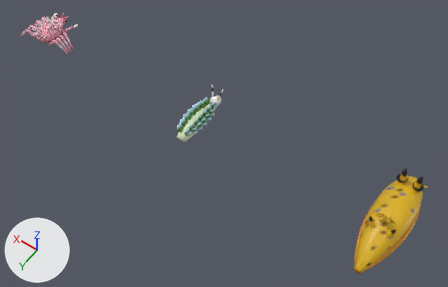
Renders of the Blender file tools/art/pass100/rare-minis.blend from each side of a commit.
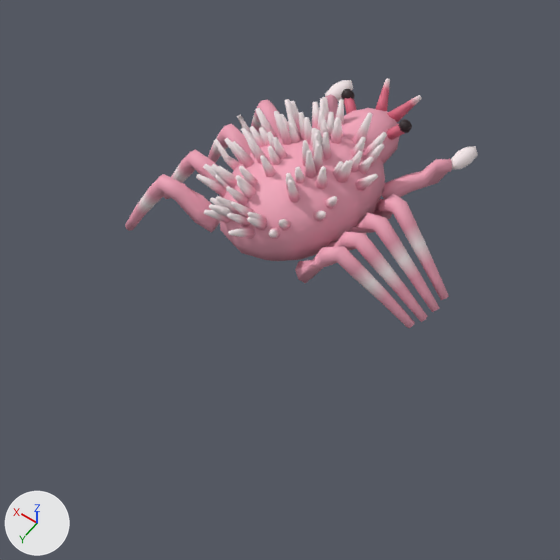
Each version appears first whole from a 50 mm camera at (-0.068, 0.455, 0.696) aimed at (0.25, 0.01, -0.002), and next in a close-up on the part from 0% to 20% of the width and 0% to 32% of the height. The axes (+X, +Y, +Z) are drawn at lower left. The lights are the same throughout. The last two pictures show the newer version. Shape keys are drawn at the values saved in each file.

The first close-up shows 'Candy_Crab'.
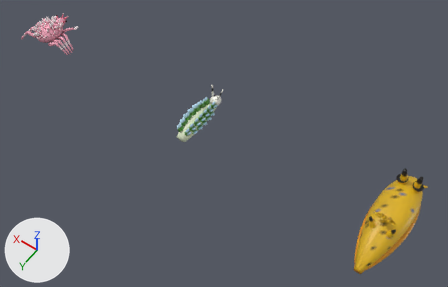
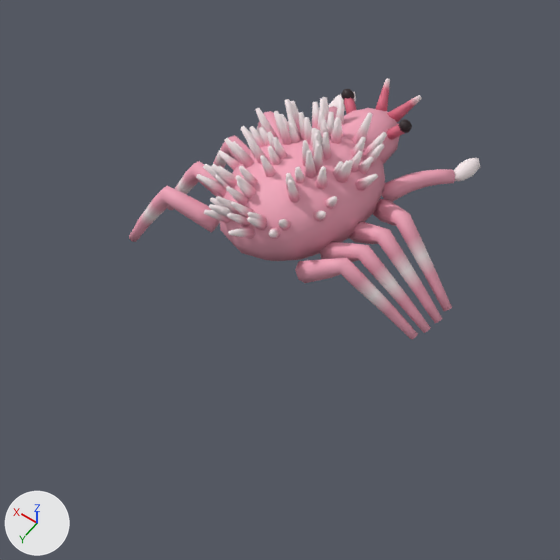
What differs and where, as boxes (x1, y1, x2, y2) in the close-ups (560 x 560 px):
'Candy_Crab', reshaped
    before: (125, 78, 478, 328)
    after: (129, 78, 480, 340)

What the commit changed:
In shape key 'Stroke_Left' (key_0_stroke_left), value goes from 1.0 to 0.0.
In shape key 'Stroke_Right' (key_1_stroke_right), value goes from 1.0 to 0.0.
In shape key 'Stroke_Left' (key_2_stroke_left), value goes from 1.0 to 0.0.
In shape key 'Stroke_Right' (key_3_stroke_right), value goes from 1.0 to 0.0.
In shape key 'Stroke_Left' (key_4_stroke_left), value goes from 1.0 to 0.0.
In shape key 'Stroke_Right' (key_5_stroke_right), value goes from 1.0 to 0.0.
